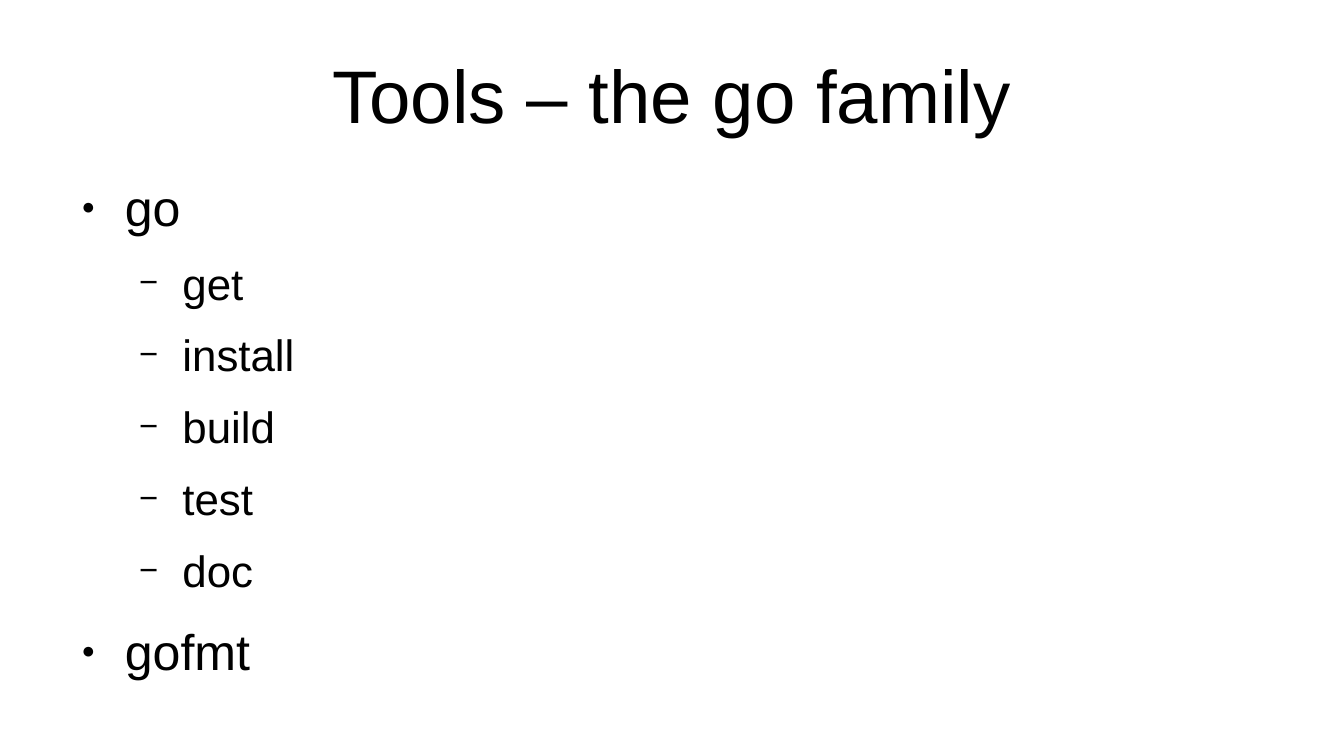
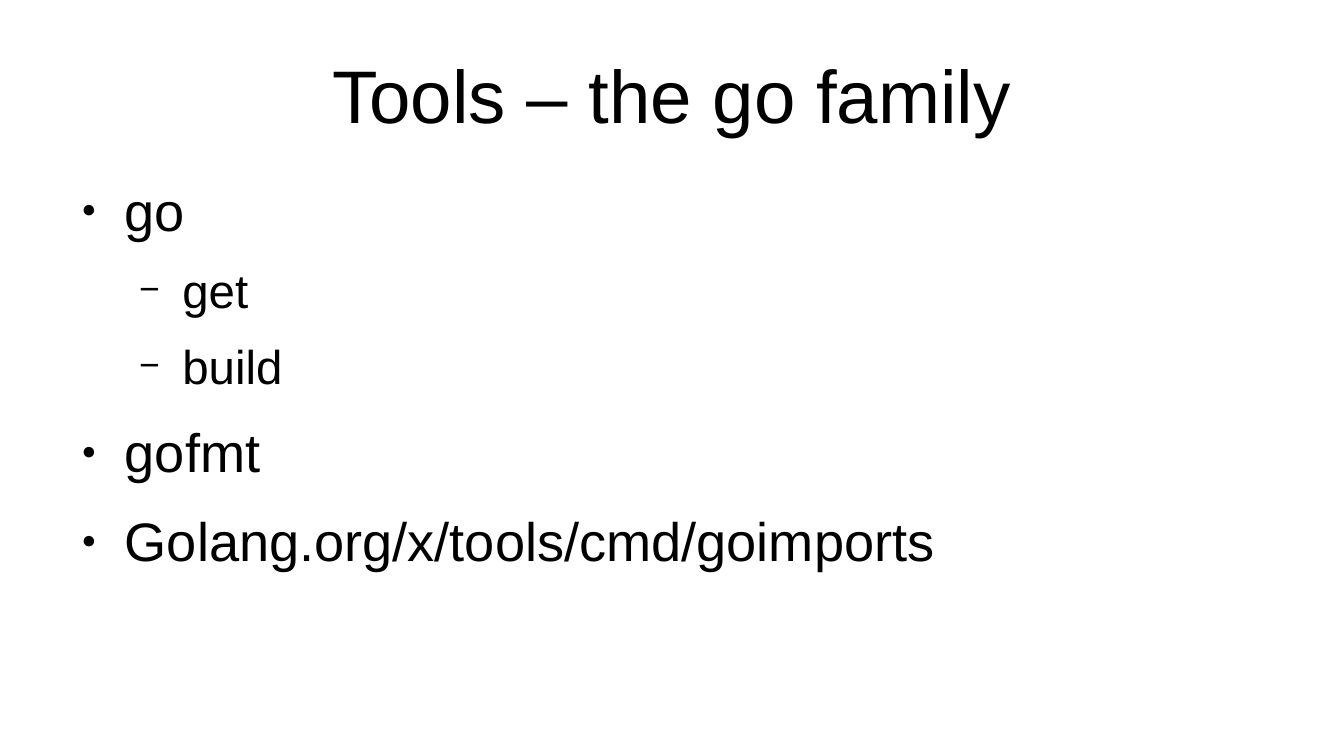
Before and after one commit to axis-go-course/spiderman, a slide deck: slide 5 of presentation.odp. Drawn at 1344x756 pixels with LibreOffice and Linux fonts; fonts in the diff are those of the drawing. Boxes give left, top, right and bottom in pixels: in the first picture for what was removed or moved away, otherwise in the second. Text is boxed around its words. In the diff, an @@ line names an element or a change of style, - is before the commit and + after.

Commit message:
Add tools

```diff
--- a/presentation.odp
+++ b/presentation.odp
@@ text at [125, 202, 282, 481]: size 29.6 to 32 pt in "go", "gofmt"; size 25.9 to 28 pt in "get", "build" @@
@@ text at [182, 339, 294, 372]: paragraph removed @@
-  − install
@@ text at [182, 486, 253, 588]: paragraphs removed @@
-  − test
-  − doc
@@ text at [125, 521, 935, 570]: paragraph added @@
+● Golang.org/x/tools/cmd/goimports
```
Also in this commit, not shown: 1 other slide changed, 4 other files.
